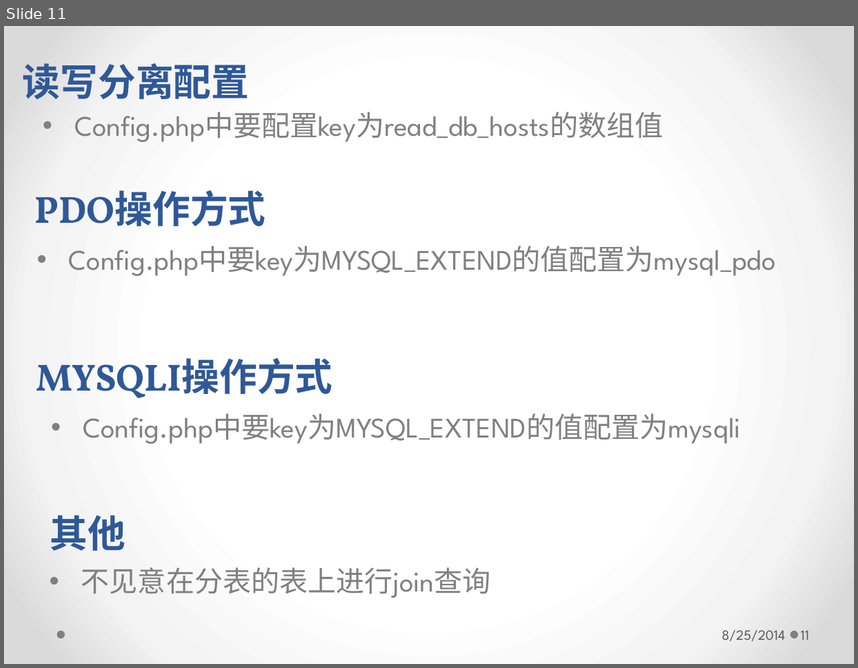
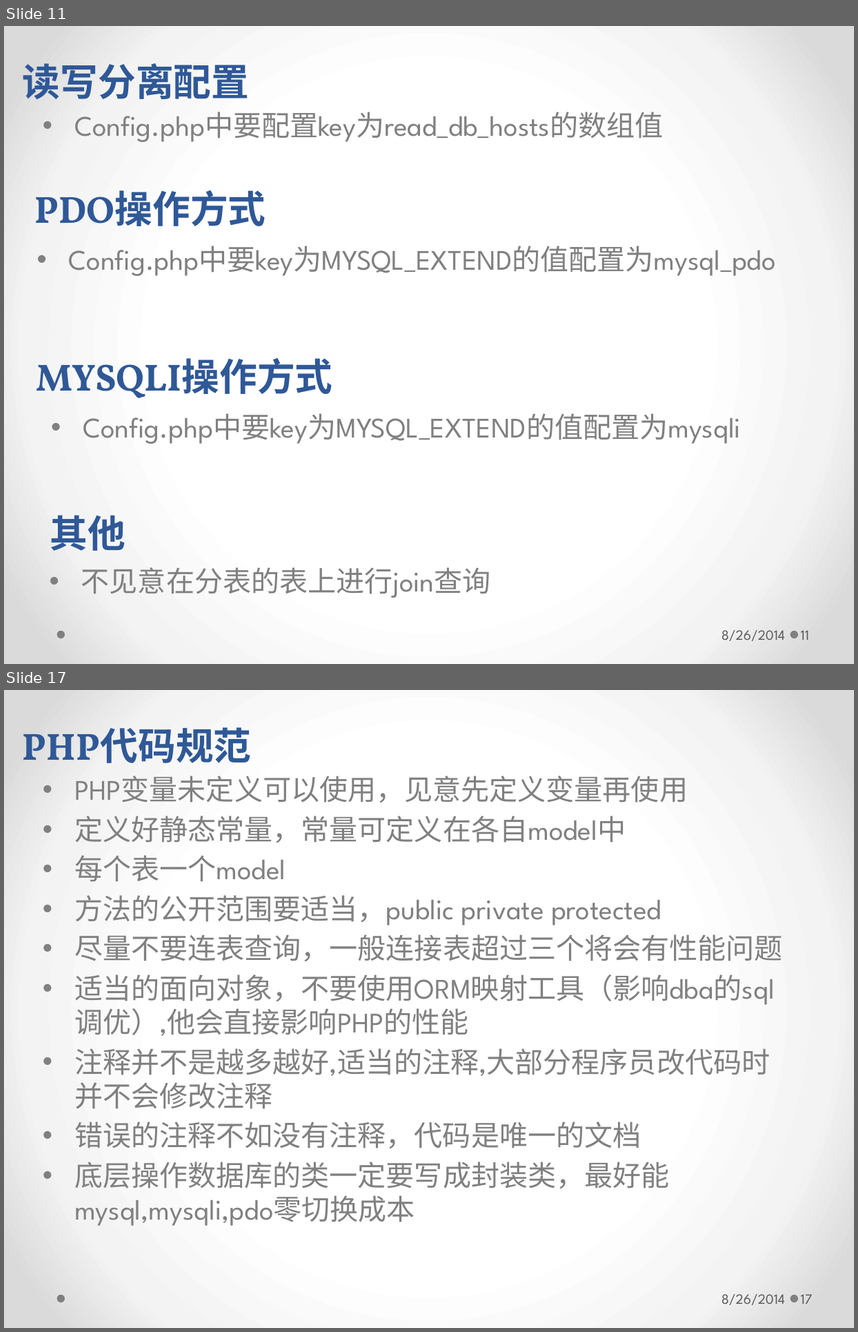
Before and after one commit to longhaisheng/dbroute, a slide deck: dbroute.pptx. Shown one above the other, each under a label of ours: slide 11 before the commit, slides 11 and 17 after it; the slides between them are not shown. The pictures are 858x668 and 858x1332 pixels, drawn with LibreOffice and Linux fonts; fonts in the diff are those of the drawing. Boxes give left, top, right and bottom in pixels: in the first picture for what was removed or moved away, otherwise in the second. Text is boxed around its words. In the diff, an @@ line names an element or a change of style, - is before the commit and + after.

```diff
--- a/dbroute.pptx
+++ b/dbroute.pptx
@@ slide 17 added at (x1=4, y1=690, x2=854, y2=1328), background gradient #FFFFFF to #F4F4F4 to #DADADA; not listed: 2 template elements that a slide beside it also shows @@
@@ text added at (x1=23, y1=727, x2=252, y2=778), 32 pt, text #2F5897, bold @@
+PHP代码规范
@@ text added at (x1=74, y1=776, x2=783, y2=1225), 24 pt, text #808080 @@
+• PHP变量未定义可以使用，见意先定义变量再使用
+• 定义好静态常量，常量可定义在各自model中
+• 每个表一个model
+• 方法的公开范围要适当，public private protected
+• 尽量不要连表查询，一般连接表超过三个将会有性能问题
+• 适当的面向对象，不要使用ORM映射工具（影响dba的sql调优）,他会直接影响PHP的性能
+• 注释并不是越多越好,适当的注释,大部分程序员改代码时并不会修改注释
+• 错误的注释不如没有注释，代码是唯一的文档
+• 底层操作数据库的类一定要写成封装类，最好能mysql,mysqli,pdo零切换成本
@@ text added at (x1=722, y1=1294, x2=785, y2=1305), 12 pt, text #595959 @@
+8/26/2014
@@ page number added at (x1=801, y1=1294, x2=813, y2=1303), 12 pt, text #595959 @@
+17
@@ slide 11 changed as well @@
@@ text at (x1=722, y1=630, x2=785, y2=641): text changed @@
-8/25/2014
+8/26/2014
```
Also in this commit, not shown: 12 other slides changed, 6 other slides added.
